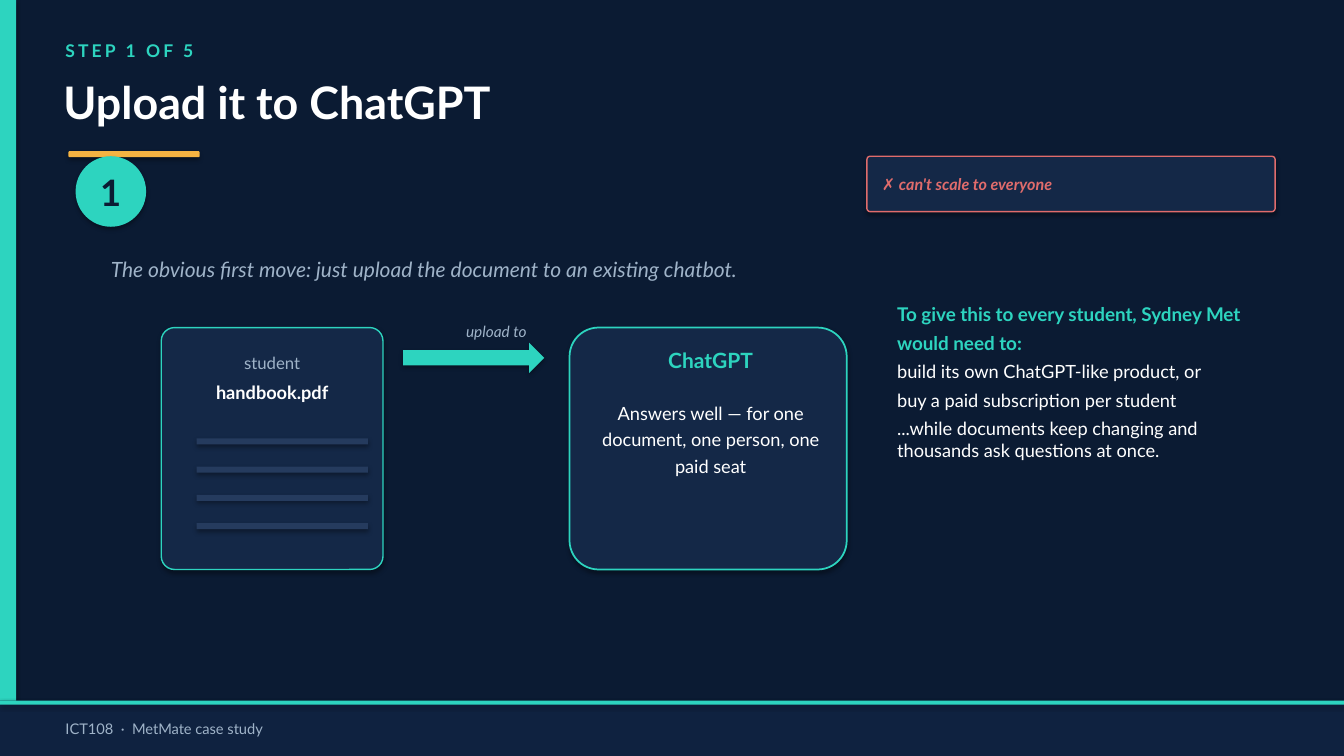
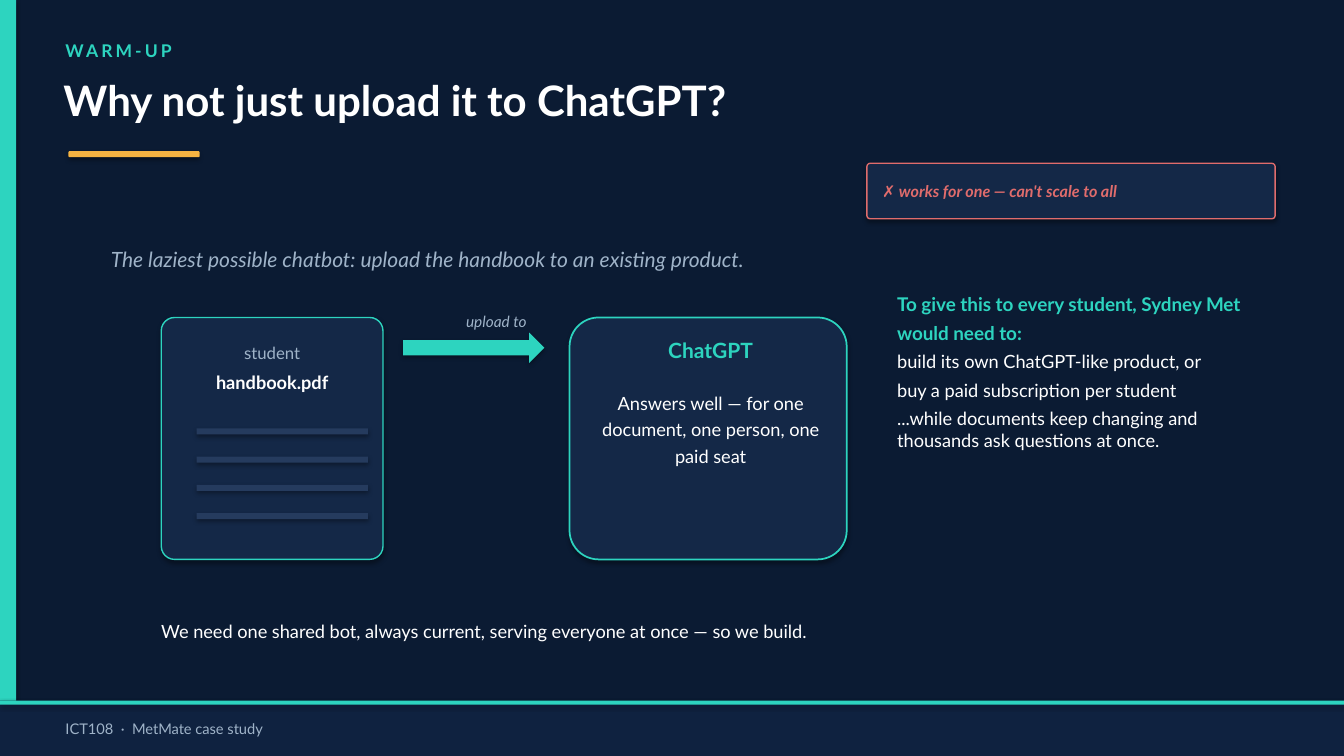
Before and after one commit to arifwcma/induction, a slide deck: slide 2 of lecture/deck.pptx (slide 3 before the commit). Drawn at 1344x756 pixels with LibreOffice and Linux fonts; fonts in the diff are those of the drawing. Boxes give left, top, right and bottom in pixels: in the first picture for what was removed or moved away, otherwise in the second. Text is boxed around its words. In the diff, an @@ line names an element or a change of style, - is before the commit and + after.

```diff
--- a/lecture/deck.pptx
+++ b/lecture/deck.pptx
@@ text at [65,44,193,57]: text changed @@
-STEP 1 OF 5
+WARM-UP
@@ text at [63,84,726,124]: text changed; size 32 to 30 pt @@
-Upload it to ChatGPT
+Why not just upload it to ChatGPT?
@@ ellipse removed at [76,156,146,227] @@
-1
@@ rounded rectangle: place and size @@
-rounded rectangle at [867,156,1275,212]
+rounded rectangle at [867,163,1275,219]
@@ text at [899,185,1117,199]: text changed @@
-✗ can't scale to everyone
+✗ works for one — can't scale to all
@@ text at [111,251,744,271]: text changed @@
-The obvious first move: just upload the document to an existing chatbot.
+The laziest possible chatbot: upload the handbook to an existing product.
@@ text "To give this to every ...": place and size @@
-text "To give this to every ..." at [897,307,1240,460]
+text "To give this to every ..." at [897,297,1240,450]
@@ 5 texts, 2 rounded rectangles, 1 right arrow: place and size @@
-5 texts, 2 rounded rectangles, 1 right arrow at [161,325,847,570]
+5 texts, 2 rounded rectangles, 1 right arrow at [161,315,847,560]
@@ rectangle: place and size @@
-rectangle at [197,523,368,529]
+rectangle at [197,429,368,435]
@@ 3 rectangles: place and size @@
-3 rectangles at [197,439,368,501]
+3 rectangles at [197,457,368,519]
@@ text added at [161,624,806,642], 13 pt, text #FFFFFF @@
+We need one shared bot, always current, serving everyone at once — so we build.
```
Also in this commit, not shown: 2 other slides changed, 10 slides added, 6 slides removed, 3 other files.
